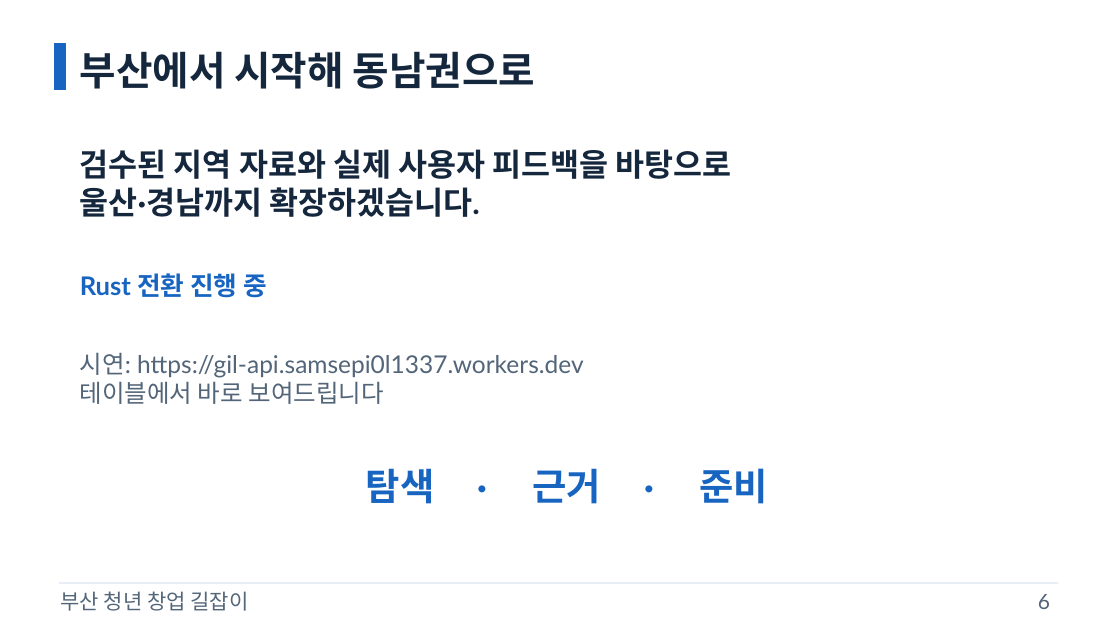
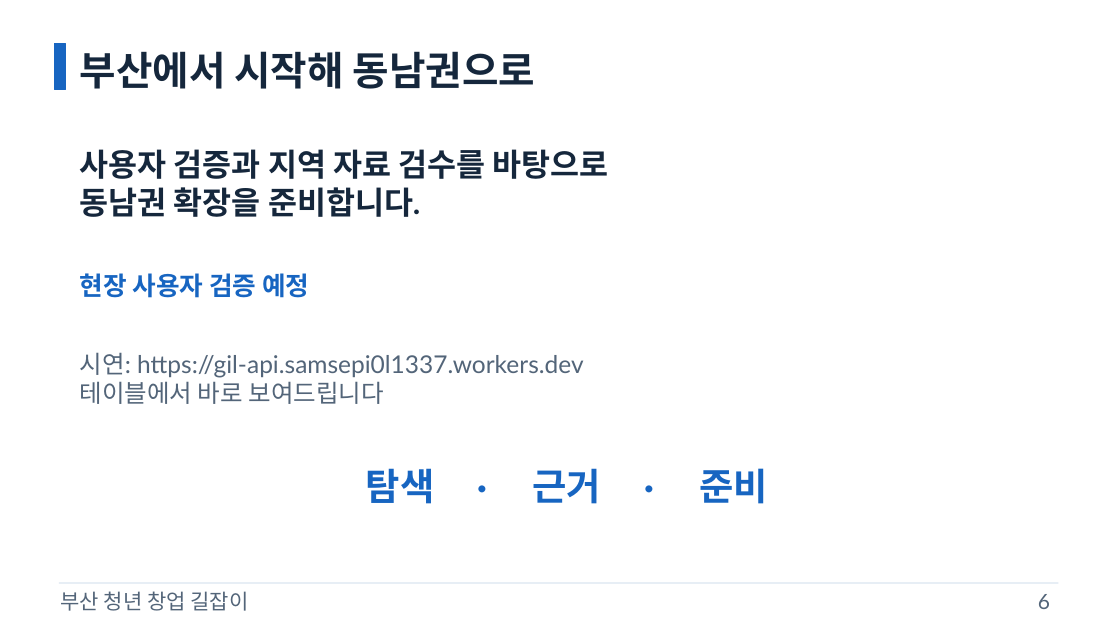
Before and after one commit to samsepi0l-1337/hackaton, a slide deck: slide 6 of docs/presentation/gil-pitch.pptx. Drawn at 1120x630 pixels with LibreOffice and Linux fonts; fonts in the diff are those of the drawing. Boxes give left, top, right and bottom in pixels: in the first picture for what was removed or moved away, otherwise in the second. Text is boxed around its words. In the diff, an @@ line names an element or a change of style, - is before the commit and + after.

```diff
--- a/docs/presentation/gil-pitch.pptx
+++ b/docs/presentation/gil-pitch.pptx
@@ text at (80, 149, 608, 217): text changed @@
-검수된 지역 자료와 실제 사용자 피드백을 바탕으로
-울산·경남까지 확장하겠습니다.
+사용자 검증과 지역 자료 검수를 바탕으로
+동남권 확장을 준비합니다.
@@ text at (80, 273, 309, 298): text changed @@
-Rust 전환 진행 중
+현장 사용자 검증 예정
```
Also in this commit, not shown: 3 other slides changed, 4 other files.
